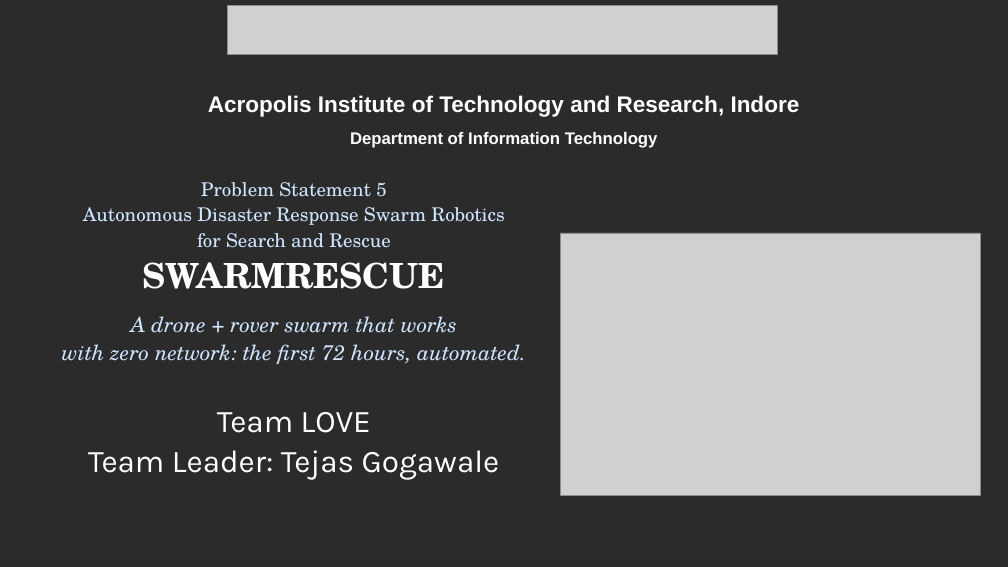
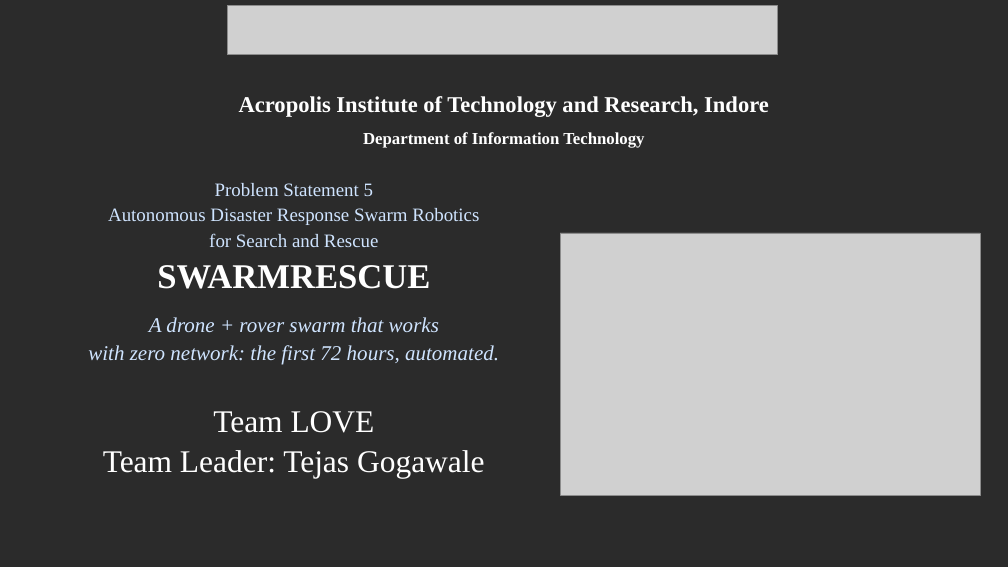
Before and after one commit to TejasGogawale/Drone-swarm, a slide deck: slide 1 of pitch/SwarmRescue_AI_Manthan.pptx. Drawn at 1008x567 pixels with LibreOffice and Linux fonts; fonts in the diff are those of the drawing; grey boxes stand for pictures; background and template pictures are left out; a plain dark background stands for a picture behind light text. Boxes give left, top, right and bottom in pixels: in the first picture for what was removed or moved away, otherwise in the second. Text is boxed around its words. In the diff, an @@ line names an element or a change of style, - is before the commit and + after.

Commit message:
docs: add comprehensive README for Drone-Swarm and update pitch deck

```diff
--- a/pitch/SwarmRescue_AI_Manthan.pptx
+++ b/pitch/SwarmRescue_AI_Manthan.pptx
@@ text "Acropolis Institute of Technology and ..." at [239,96,769,117]: font Arial to Times New Roman @@
@@ text "Department of Information Technology" at [363,132,644,148]: font Arial to Times New Roman @@
@@ font TeX Gyre Schola to Times New Roman in 3 elements at [108,183,479,247], [157,265,430,289], [88,317,499,365] @@
@@ text "Team LOVE" at [103,411,485,478]: font Karla to Times New Roman @@
```
Also in this commit, not shown: 24 other slides changed, 2 slides added, 3 slides removed, 1 other file.
